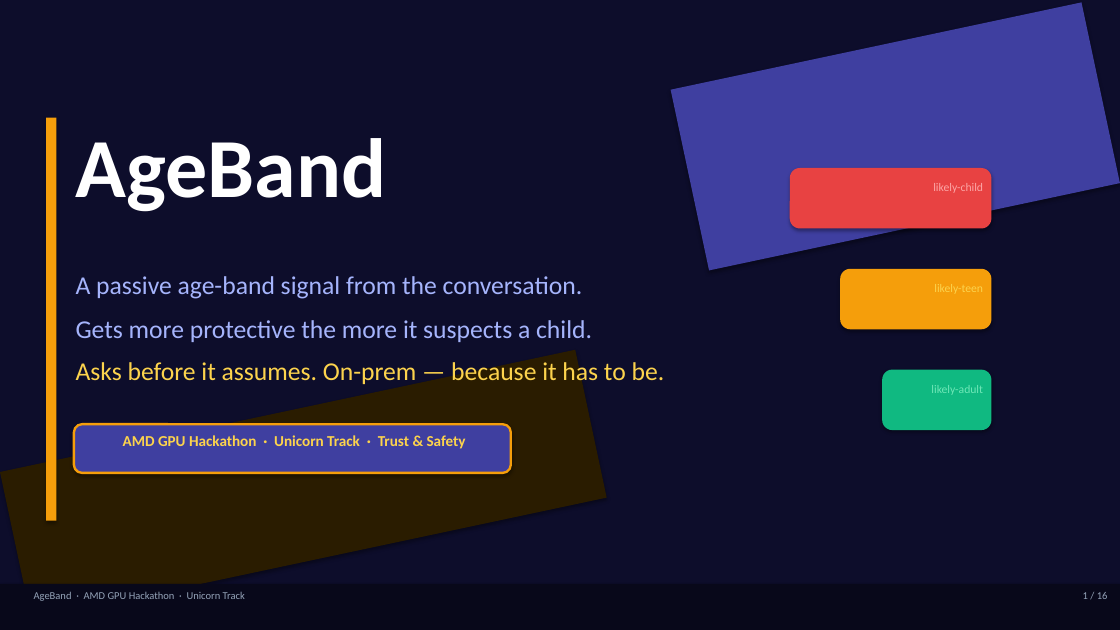
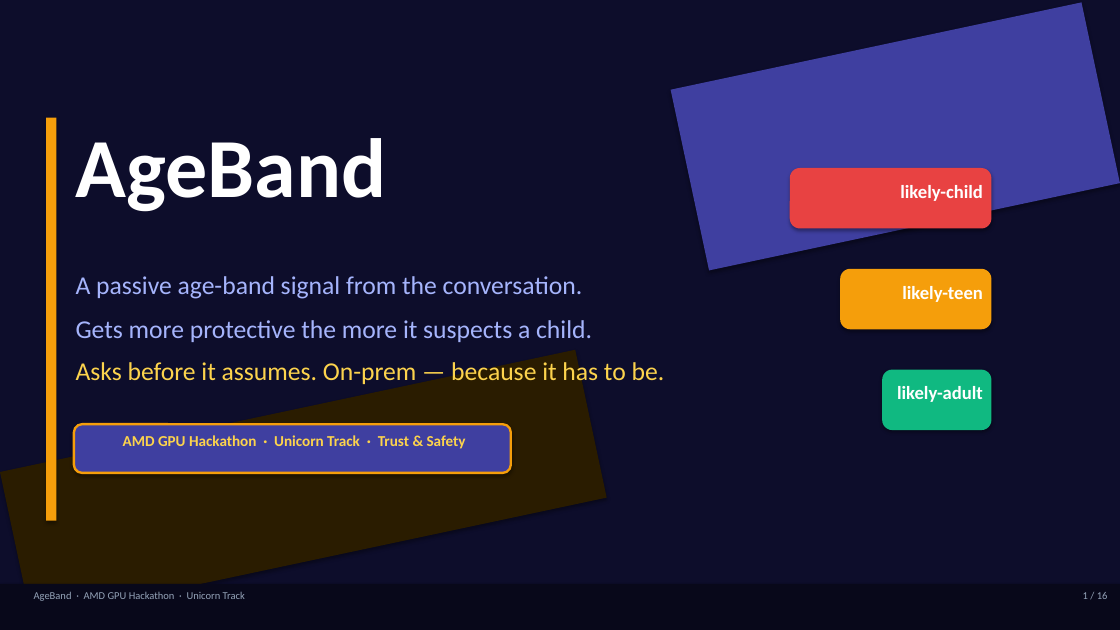
Before and after one commit to asishbose/ageBand, a slide deck: slide 1 of docs/AgeBand_AMD_Pitch.pptx. Drawn at 1120x630 pixels with LibreOffice and Linux fonts; fonts in the diff are those of the drawing; background and template pictures are left out. Boxes give left, top, right and bottom in pixels: in the first picture for what was removed or moved away, otherwise in the second. Text is boxed around its words. In the diff, an @@ line names an element or a change of style, - is before the commit and + after.

Commit message:
Demo Deck and video

```diff
--- a/docs/AgeBand_AMD_Pitch.pptx
+++ b/docs/AgeBand_AMD_Pitch.pptx
@@ text "likely-child" at [900, 185, 983, 201]: size 10 to 16 pt, text colour #FCA5A5 to #FFFFFF, bold on @@
@@ text "likely-teen" at [902, 286, 983, 302]: size 10 to 16 pt, text colour #FCD34D to #FFFFFF, bold on @@
@@ text "likely-adult" at [897, 386, 983, 402]: size 10 to 16 pt, text colour #6EE7B7 to #FFFFFF, bold on @@
```
Also in this commit, not shown: 2 other files.
